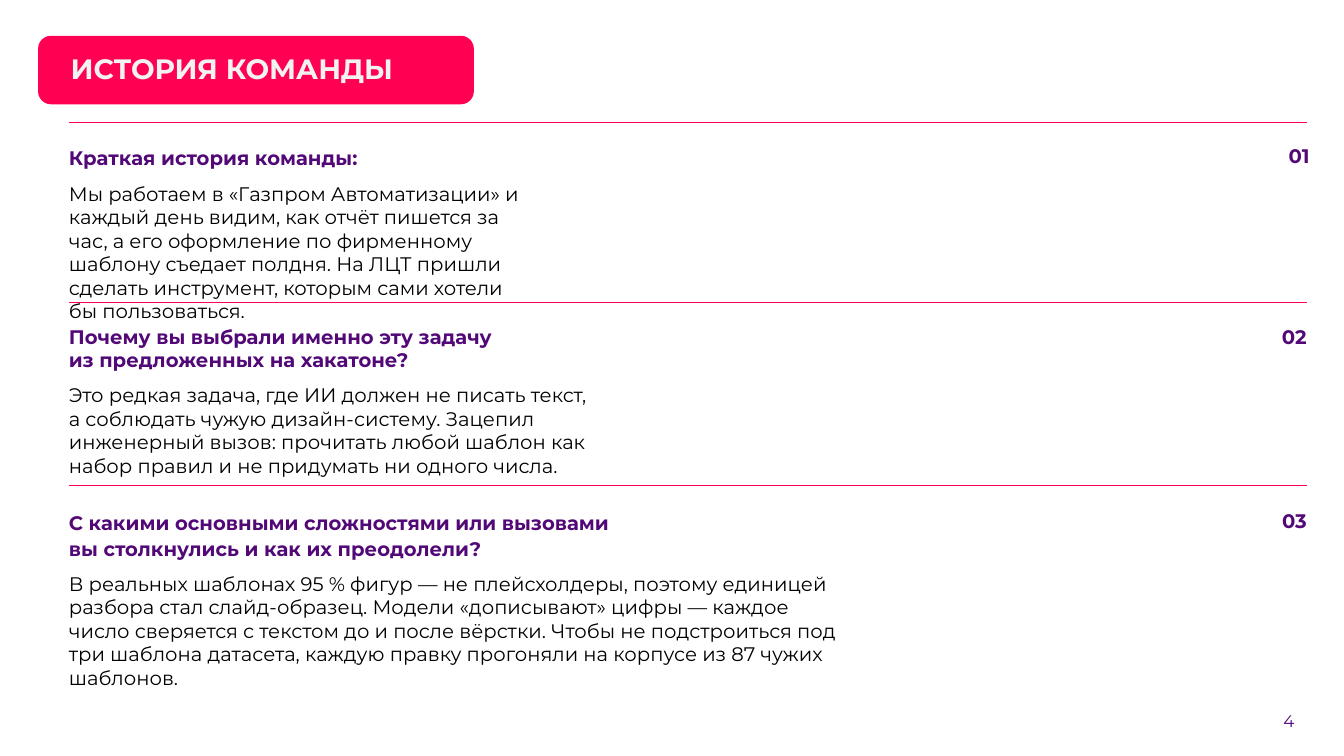
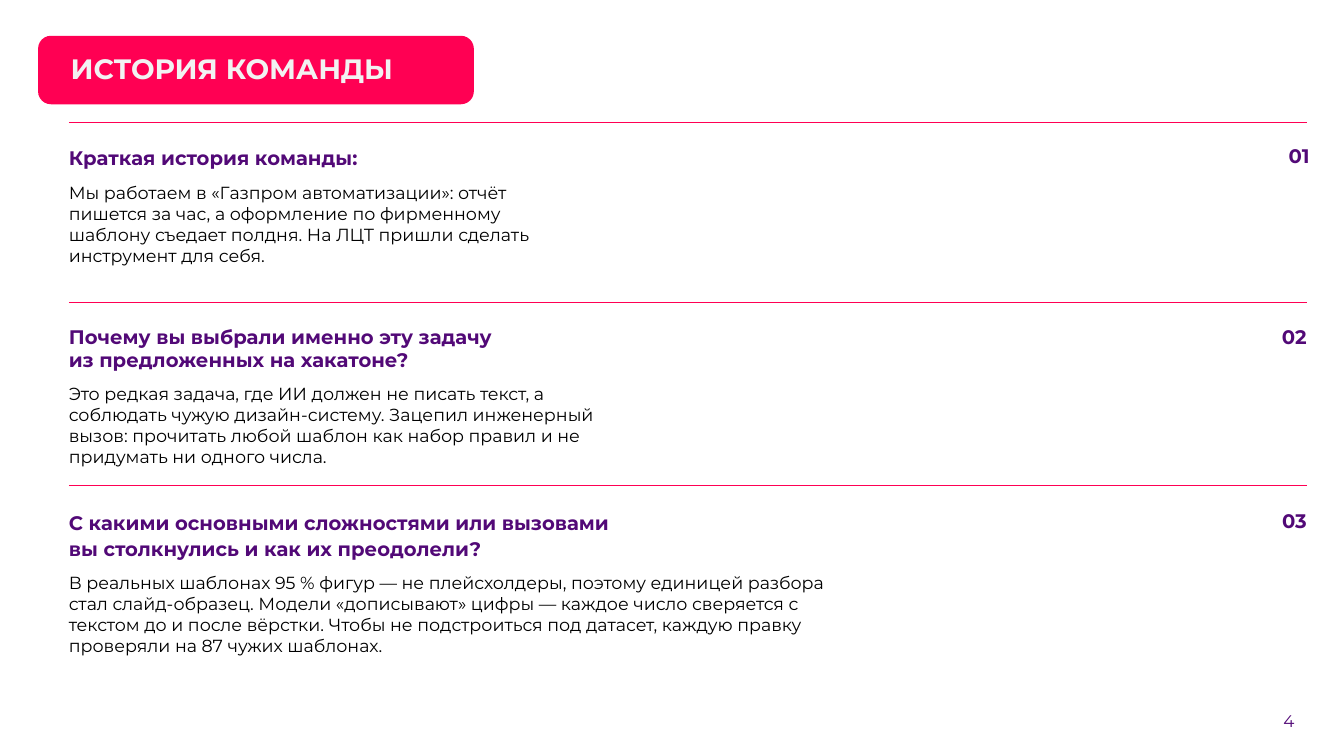
Before and after one commit to hl0pch1k/verstka, a slide deck: slide 4 of docs/presentation/verstka-pitch.pptx. Drawn at 1344x756 pixels with LibreOffice and Linux fonts; fonts in the diff are those of the drawing; background and template pictures are left out. Boxes give left, top, right and bottom in pixels: in the first picture for what was removed or moved away, otherwise in the second. Text is boxed around its words. In the diff, an @@ line names an element or a change of style, - is before the commit and + after.

Commit message:
Презентация проекта после проверки вёрстки; видео открывается в браузере
- презентация: текст без автоуменьшения на обязательных слайдах, в макетах браузера — адрес сервиса, заголовок архитектуры на плашке, неразрывные числа, «Газпром автоматизация»
- поле «Прототип» и README: ссылка jsDelivr на тот же файл видео — GitHub показывает файлы такого размера только кнопкой «View raw»

```diff
--- a/docs/presentation/verstka-pitch.pptx
+++ b/docs/presentation/verstka-pitch.pptx
@@ text at (69,185,529,266): text changed; size 14 to 12.5 pt @@
-Мы работаем в «Газпром Автоматизации» и каждый день видим, как отчёт пишется за час, а его оформление по фирменному шаблону съедает полдня. На ЛЦТ пришли сделать инструмент, которым сами хотели бы пользоваться.
+Мы работаем в «Газпром автоматизации»: отчёт пишется за час, а оформление по фирменному шаблону съедает полдня. На ЛЦТ пришли сделать инструмент для себя.
@@ text "Это редкая задача, где ИИ ..." at (69,387,594,467): size 14 to 12.5 pt @@
@@ text at (69,575,824,656): text changed; size 14 to 12.5 pt @@
-В реальных шаблонах 95 % фигур — не плейсхолдеры, поэтому единицей разбора стал слайд-образец. Модели «дописывают» цифры — каждое число сверяется с текстом до и после вёрстки. Чтобы не подстроиться под три шаблона датасета, каждую правку прогоняли на корпусе из 87 чужих шаблонов.
+В реальных шаблонах 95 % фигур — не плейсхолдеры, поэтому единицей разбора стал слайд-образец. Модели «дописывают» цифры — каждое число сверяется с текстом до и после вёрстки. Чтобы не подстроиться под датасет, каждую правку проверяли на 87 чужих шаблонах.
```
Also in this commit, not shown: 12 other slides changed, 3 other files.
